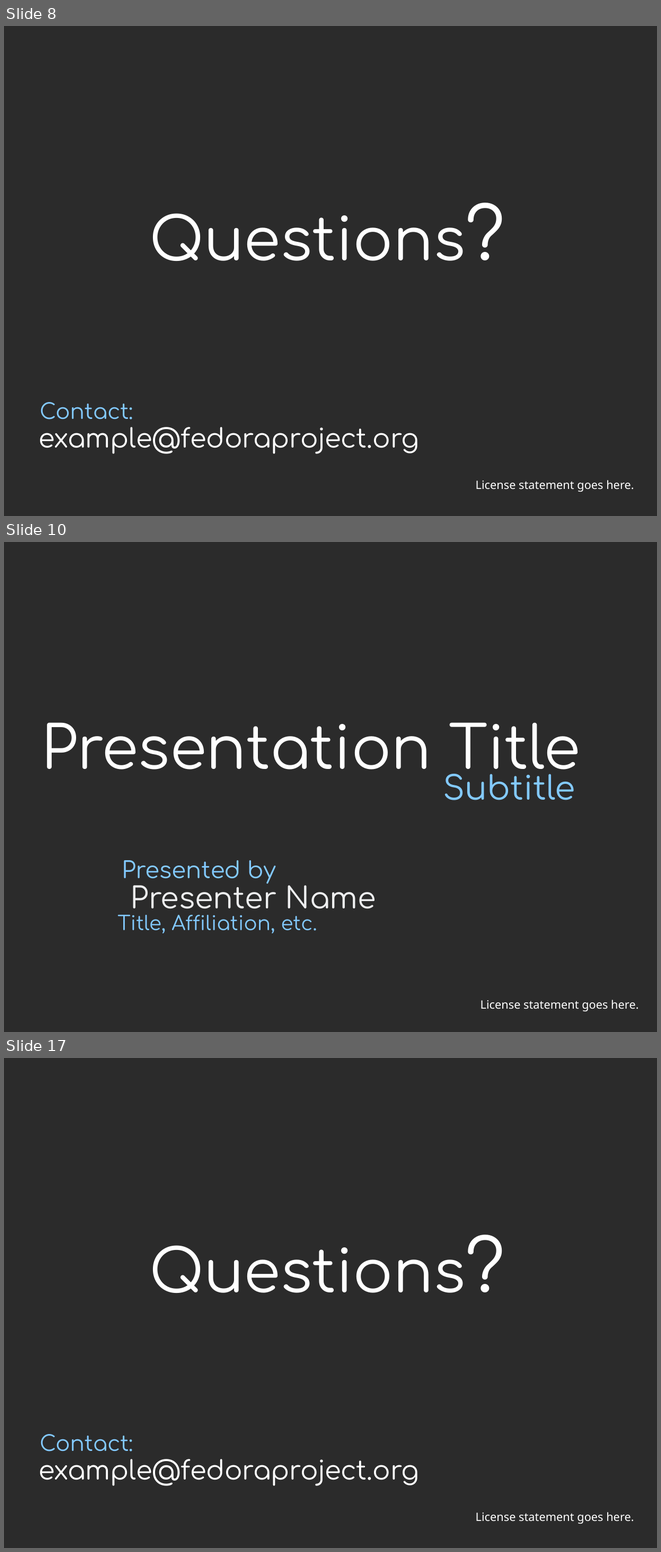
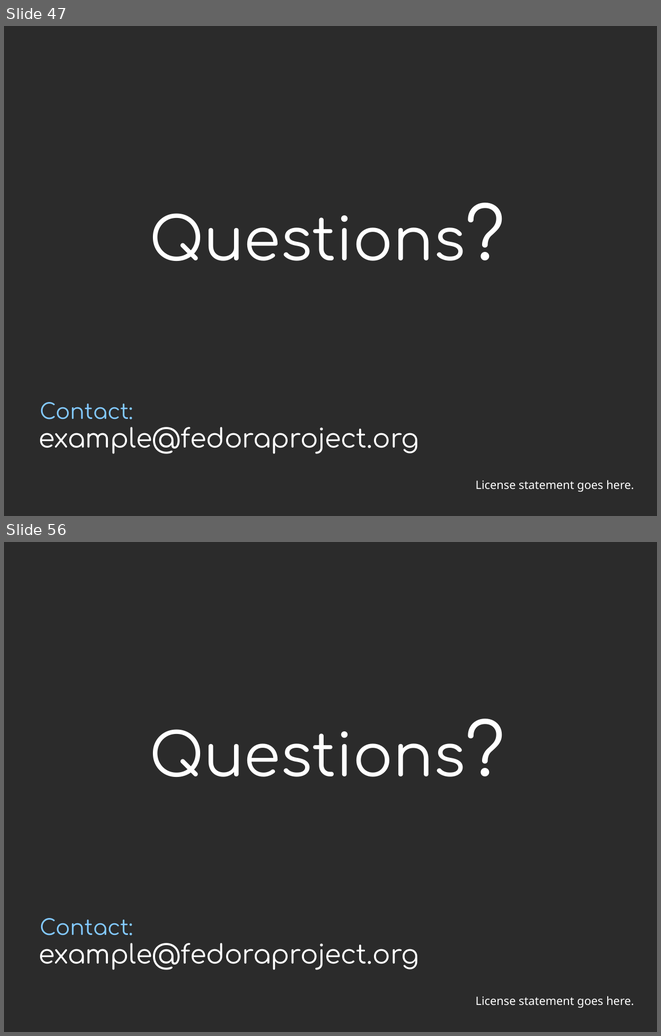
Before and after one commit to DenkouNova/LOG792, a slide deck: Rapports/005_Presentation/Presentation.odp. Shown one above the other, each under a label of ours: slides 8, 10 and 17 before the commit, slides 47 and 56 after it; the slides between them are not shown. The pictures are 661x1552 and 661x1036 pixels, drawn with LibreOffice and Linux fonts; fonts in the diff are those of the drawing; background and template pictures are left out; a plain dark background stands for a picture behind light text. Boxes give left, top, right and bottom in pixels: in the first picture for what was removed or moved away, otherwise in the second. Text is boxed around its words. In the diff, an @@ line names an element or a change of style, - is before the commit and + after.

```diff
--- a/Rapports/005_Presentation/Presentation.odp
+++ b/Rapports/005_Presentation/Presentation.odp
@@ slide 10 removed at (4, 542, 657, 1032), background picture (left out) @@
@@ text removed at (42, 722, 580, 783) @@
-Presentation Title
@@ subtitle removed at (443, 762, 575, 800) @@
-Subtitle
@@ text removed at (122, 860, 276, 884) @@
-Presented by
@@ text removed at (131, 875, 376, 916) @@
-Presenter Name
@@ text removed at (117, 908, 317, 933) @@
-Title, Affiliation, etc.
@@ text removed at (480, 999, 638, 1012) @@
-License statement goes here.
@@ what was slide 8 is now slide 47 @@
@@ what was slide 17 is now slide 56 @@
```
Also in this commit, not shown: 4 slides changed, 45 slides added, 5 other slides removed, 13 other files.
